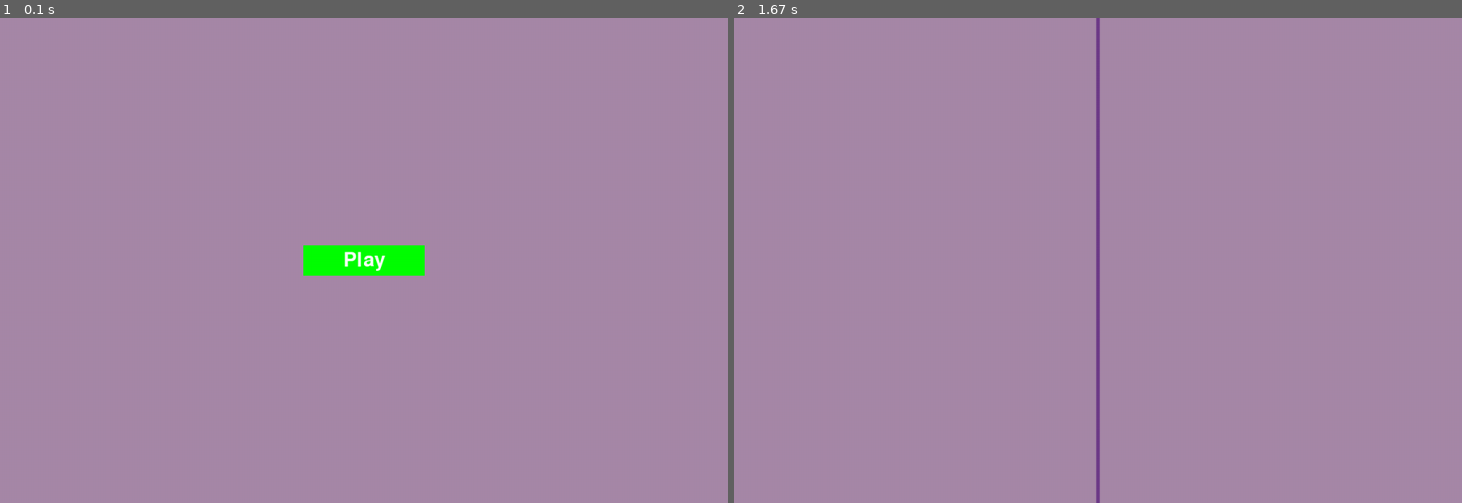
Above: before the commit, frames 1-2 (left to right).
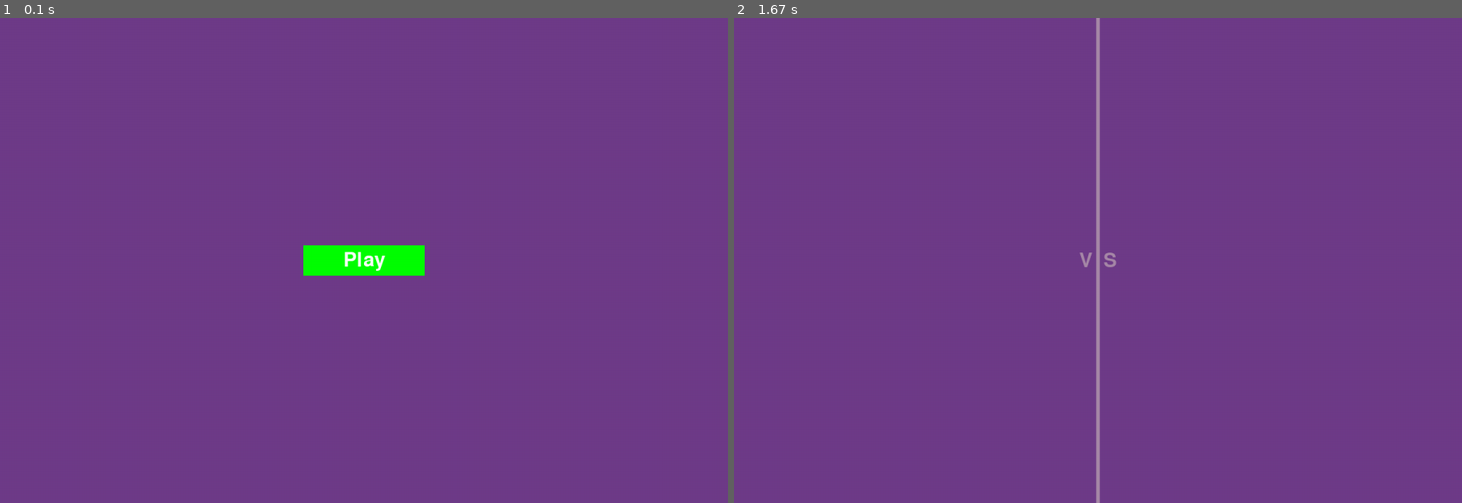
Above: after the commit, the same moments.

Repository: Steven-Kha/ThanosSnapPygame
Game: pygame game, started from main.py
Two runs of this game, one before a commit and one after it. Both use one fixed random seed, a clock stepped at 60 frames per second and the inputs below.
Inputs (mouse positions are in pixels of both pictures, inside the frame that each line leads up to):
- Up to frame 1 (0.1 s): no input
- Up to frame 2 (1.67 s): click (1098, 260) at 0.38 s

The runs differ from the first frame. In frame 1, 99% of the frame differs, in the area x 0-100%, y 0-100%; in frame 2, 100%.

Commit message:
V S text works

Diff:
--- a/avenger.txt
+++ b/avenger.txt
@@ -1,105 +1,105 @@
 Aaron
+AB14799
 aB9
-Abhijeet Thakurdesai
+Adam Laviguer
 Adrian
-Akhil
-Alex
-Alyssa
-An Nguyen
 Andrew Gomez
 Andrew lopez
-animesh
-Anthony Berton
-Anushree Ankola
-Ariosto Kuit
+Aparna Girme
 Arthi Ramesh
+Beau
+Bennett Lawrenz
 BethHS
-BN
-Cameron Mathos
+Bryan C
+Bryan Cuevas
+C9 HenryHuang
+Canyon Schwartz
 Carina
 celine
-Chantalle
 Chetana
-Chris Ahn
-CmdrSnuggle
-Connor Gresko
-David
-Derrick
-Dom F
+Chris
+ckobayashi
+Darryn Wong
+David Feinzimer
+Dayna A
+Diego
 Duy Do
-dylansanderson
 Ean McG
-Elias Jackson
+Eric Abbott
 Fernando
 ffej
-Gustavo Sopena
+Franco
+Graciela Orozco
 Hector Medina
-Henry
 Himanshu Patel
-HoungHuy
-Jacob Biloki
-Jacob Powell
+Holland Ho
+hollyh
+int main()
+Jainam Mehta
+Jamesrw
+Jamie Littleton
 Janeen Yamak
-Janelle
 Jasmine Nguyen
-Jason Anthony
-Jatin
 Jesse
-Josh
-Juan Sanchez
-Julian
-Jvelasco
+Jimmy Xuan
+Jose Sanrindo
+Kader Ustun
 Kaine R
-karanjasani
-kasimp
-Kevin
+Kashyap
+Kenneth Aguilar
+kento_nitta
+Kevin Lopez
 Kristi
-Kshitij Shah
-Laurensuki
-Liam
-Lonnie
+Lambert Liu
+Lorena
+Luis Larco
 madi
 Marek Sautter
-Michael
-Michael Zendejas
+marriannee_
+Maygan
 Molita Nuon
 mstfa.said
-Nikhil
+myang
+Namanh Tran
+natalina
+Nate
+Nathan S
+Navie
+NicWebster96
 Parag
-Peter
-poojagajjar
-PS
 raj
-Raj
-Randy Le
 Raxit
-Ray
-Riley
-Rishabh
 Robert Gama
+Robert Pace IV
+Robert Ruiz
 Rohan Bedarkar
+Roman Belaire
+Ruby Abutaleb
 Rushi Sharma
 Ryan Luong
-Saket
-sam
-Samantha M
-Seo Hyun Chang
 Sharp-edged
-Shekhar Palit
+Shivam
+Shradha
 Shruti Taware
 Skha (you)
+Steven Espin
 Steven Steele
-tastyles
+Suramya
+Tesh Goyal
 thatoneddrguy
+Tina My Huynh
 Tirth
-Upal Patel
+Tommy
+Tu Tran
 Vandan Shah
+Vanessa Delfin
+Vincent
+Vincent Bravinder
 Whipitoutforha
 Will
 William Bui
-Yesenia Martinez
+Yaz
 Yoko Zhu
 Yong
 yuki
-Zach
 Zach McEachern
--- a/chosen.txt
+++ b/chosen.txt
@@ -1,104 +1,104 @@
-AB14799
-Adam Laviguer
+Abhijeet Thakurdesai
+Akhil
 Alberto Rodriguez
+Alex
+Alyssa
+An Nguyen
+animesh
 Ankit Sharma
-Aparna Girme
+Anthony Berton
+Anushree Ankola
+Ariosto Kuit
 Arthur
-Beau
-Bennett Lawrenz
 BJ
-Bryan C
-Bryan Cuevas
+BN
 bryankho
-C9 HenryHuang
-Canyon Schwartz
+Cameron Mathos
 Carlos Garcia
-Chris
-ckobayashi
+Chantalle
+Chris Ahn
+CmdrSnuggle
 codeSm1th
 Colin Hughes
 conner cook
+Connor Gresko
 Daniel Verdugo
-Darryn Wong
-David Feinzimer
-Dayna A
+David
+Derrick
 Devin Heng
-Diego
 Dipen
 dkbatalla
+Dom F
+dylansanderson
 edwardrios
+Elias Jackson
 Emil Shahbazov
-Eric Abbott
-Franco
 gcald
 Gilbert Paderogo
-Graciela Orozco
+Gustavo Sopena
+Henry
 hho
-Holland Ho
-hollyh
 Holy Tran
+HoungHuy
 Huy Tran
 Iben
-int main()
 IsaiahOdunze
-Jainam Mehta
-Jamesrw
-Jamie Littleton
+Jacob Biloki
+Jacob Powell
+Janelle
+Jason Anthony
 Jason Jose
-Jimmy Xuan
+Jatin
 Joel
 Jordan A
 Jorge Jaquez
-Jose Sanrindo
+Josh
 Joshua Yun
-Kader Ustun
-Kashyap
-Kenneth Aguilar
+Juan Sanchez
+Julian
+Jvelasco
+karanjasani
+kasimp
 Kenny
-kento_nitta
-Kevin Lopez
+Kevin
 Kevin Wong
 Kizar
-Lambert Liu
-Lorena
-Luis Larco
-marriannee_
+Kshitij Shah
+Laurensuki
+Liam
+Lonnie
 Mason Huynh
 Matthew McCune
-Maygan
-myang
-Namanh Tran
-natalina
-Nate
-Nathan S
-Navie
+Michael
+Michael Zendejas
 Neel Potnis
-NicWebster96
+Nikhil
 Oscar
 Payne
-Robert Pace IV
-Robert Ruiz
+Peter
+poojagajjar
+PS
+Raj
+Randy Le
+Ray
+Riley
+Rishabh
 Rodney Nobles
 rojanrijal
-Roman Belaire
-Ruby Abutaleb
+Saket
+sam
+Samantha M
 Samit
+Seo Hyun Chang
 Sergio Herrera
 Sharon Pak
-Shivam
-Shradha
+Shekhar Palit
 Shree
 Slacker
 Stephen Snell
-Steven Espin
-Suramya
+tastyles
 Taylor Noh
-Tesh Goyal
-Tina My Huynh
 TJ
-Tommy
-Tu Tran
-Vanessa Delfin
-Vincent
-Vincent Bravinder
-Yaz
+Upal Patel
+Yesenia Martinez
+Zach
--- a/game_functions.py
+++ b/game_functions.py
@@ -20,11 +20,13 @@
         stats.game_active = True
 
 
-def update_screen(ai_settings, stats, center_line, play_button, screen):
+def update_screen(ai_settings, stats, center_line, gameText, play_button, screen):
     # Redraw the screen during each pass through the loop.
 
     screen.fill(ai_settings.bg_color)
+    gameText.draw_text()
     center_line.draw_center_line()
+
 
     # Draw the play button if the game is inactive.
     if not stats.game_active:
--- a/main.py
+++ b/main.py
@@ -1,6 +1,6 @@
 import pygame
 from snapAlgorithmMain import infinitySnap
-infinitySnap()
+
 from center_line import Center_Line
 
 from settings import Settings
@@ -10,6 +10,9 @@
 
 import game_functions as gf
 
+chosen = []
+avenger = []
+infinitySnap(chosen, avenger)
 def run_game():
     # Initialize game and create a screen object.
     pygame.init()
@@ -24,10 +27,13 @@
     start_game = False
 
     stats = GameStats(ai_settings)
-    chdnOfThanos = NameToJudge(ai_settings,screen, "")
+
+    #participant names, the VS string and more
+    gameText = NameToJudge(ai_settings, screen, "")
 
     #make the game objects
     center_line = Center_Line(ai_settings, screen)
+
 
     play_button = Button(ai_settings, screen, "Play")
 
@@ -38,7 +44,7 @@
         if stats.game_active:
             pass
 
-        gf.update_screen(ai_settings, stats, center_line, play_button, screen)
+        gf.update_screen(ai_settings, stats, center_line, gameText, play_button, screen)
 
 
 run_game()
--- a/matchup.txt
+++ b/matchup.txt
@@ -1,105 +1,105 @@
-Diego vs. Elias Jackson
-Kenneth Aguilar vs. Abhijeet Thakurdesai
-Suramya vs. Yesenia Martinez
-dkbatalla vs. Josh
-Franco vs. PS
-Kevin Lopez vs. Chantalle
-bryankho vs. kasimp
-gcald vs. Chetana
-Neel Potnis vs. Julian
-Adam Laviguer vs. Alyssa
-Carlos Garcia vs. raj
-kento_nitta vs. Dom F
-Sergio Herrera vs. Skha (you)
-Vanessa Delfin vs. Henry
-Ruby Abutaleb vs. Robert Gama
-IsaiahOdunze vs. Connor Gresko
-Shivam vs. Alex
-Dipen vs. Samantha M
-Beau vs. Kshitij Shah
-myang vs. Zach McEachern
-Matthew McCune vs. sam
-Robert Pace IV vs. mstfa.said
-Daniel Verdugo vs. dylansanderson
-TJ vs. Hector Medina
-Namanh Tran vs. Adrian
-Shree vs. Tirth
-Robert Ruiz vs. David
-Sharon Pak vs. Rushi Sharma
-Canyon Schwartz vs. ffej
-Stephen Snell vs. Ean McG
-Shradha vs. Fernando
-Emil Shahbazov vs. Seo Hyun Chang
-Kader Ustun vs. BN
-Holy Tran vs. karanjasani
-rojanrijal vs. Akhil
-Gilbert Paderogo vs. Jason Anthony
-Slacker vs. Shruti Taware
-Maygan vs. Lonnie
-Tesh Goyal vs. Nikhil
-Colin Hughes vs. Saket
-Kizar vs. Steven Steele
-Tu Tran vs. Raj
-Lorena vs. Whipitoutforha
-NicWebster96 vs. HoungHuy
-Oscar vs. Peter
-Arthur vs. William Bui
-Jimmy Xuan vs. Upal Patel
-Tina My Huynh vs. Shekhar Palit
-Taylor Noh vs. Cameron Mathos
-Luis Larco vs. Jesse
-int main() vs. Yoko Zhu
-natalina vs. Duy Do
-Roman Belaire vs. aB9
-Samit vs. madi
-Jason Jose vs. Laurensuki
-Jamesrw vs. Kristi
-Iben vs. Vandan Shah
-Ankit Sharma vs. Jacob Powell
-Eric Abbott vs. Jacob Biloki
-Jorge Jaquez vs. Andrew Gomez
-Vincent vs. Ariosto Kuit
-Jordan A vs. Juan Sanchez
-Jose Sanrindo vs. Michael
-Bryan Cuevas vs. Sharp-edged
-Rodney Nobles vs. BethHS
-Holland Ho vs. Michael Zendejas
-Tommy vs. An Nguyen
-Lambert Liu vs. Jvelasco
-edwardrios vs. Rohan Bedarkar
-Devin Heng vs. thatoneddrguy
-Steven Espin vs. Molita Nuon
-Joel vs. Riley
-Kevin Wong vs. Janeen Yamak
-Jamie Littleton vs. Gustavo Sopena
-Nate vs. Aaron
-BJ vs. Randy Le
-Kashyap vs. Anthony Berton
-Mason Huynh vs. Janelle
-Aparna Girme vs. poojagajjar
-Kenny vs. tastyles
-Nathan S vs. Himanshu Patel
-ckobayashi vs. Ryan Luong
-Chris vs. Jasmine Nguyen
-Payne vs. Will
-Vincent Bravinder vs. Liam
-Yaz vs. Derrick
-AB14799 vs. Kevin
-Huy Tran vs. Raxit
-conner cook vs. Chris Ahn
-Darryn Wong vs. Yong
-C9 HenryHuang vs. Zach
-codeSm1th vs. Parag
-Bryan C vs. yuki
-David Feinzimer vs. Kaine R
-Joshua Yun vs. Andrew lopez
-Jainam Mehta vs. animesh
-marriannee_ vs. Arthi Ramesh
-hho vs. Marek Sautter
-Graciela Orozco vs. CmdrSnuggle
-hollyh vs. Anushree Ankola
-Dayna A vs. Rishabh
-Alberto Rodriguez vs. Ray
-Bennett Lawrenz vs. Carina
-Navie vs. Jatin
-celine vs. fate
+Slacker vs. Maygan
+tastyles vs. Jainam Mehta
+Juan Sanchez vs. Robert Ruiz
+Connor Gresko vs. Chetana
+Kshitij Shah vs. kento_nitta
+BN vs. Diego
+poojagajjar vs. Kristi
+Gustavo Sopena vs. Kader Ustun
+Michael vs. hollyh
+Michael Zendejas vs. Arthi Ramesh
+Holy Tran vs. Adrian
+Lonnie vs. Yong
+Samantha M vs. David Feinzimer
+Jason Anthony vs. Janeen Yamak
+Janelle vs. Bennett Lawrenz
+Samit vs. Dayna A
+Raj vs. Beau
+dkbatalla vs. Tirth
+Carlos Garcia vs. Jesse
+Josh vs. Kenneth Aguilar
+Sergio Herrera vs. Sharp-edged
+Colin Hughes vs. Jasmine Nguyen
+Ankit Sharma vs. Roman Belaire
+kasimp vs. Parag
+Elias Jackson vs. Raxit
+Jason Jose vs. Lambert Liu
+Kevin vs. Yaz
+bryankho vs. natalina
+An Nguyen vs. Navie
+Seo Hyun Chang vs. Holland Ho
+Jatin vs. Rohan Bedarkar
+Alyssa vs. Kashyap
+Mason Huynh vs. Vincent Bravinder
+Alberto Rodriguez vs. Marek Sautter
+edwardrios vs. Fernando
+Joshua Yun vs. ckobayashi
+Anthony Berton vs. Andrew lopez
+Sharon Pak vs. C9 HenryHuang
+Abhijeet Thakurdesai vs. Robert Pace IV
+Rishabh vs. Tu Tran
+Randy Le vs. Tommy
+Jorge Jaquez vs. Suramya
+Chantalle vs. Darryn Wong
+Ray vs. madi
+Iben vs. Whipitoutforha
+conner cook vs. Bryan C
+Daniel Verdugo vs. Namanh Tran
+Joel vs. Bryan Cuevas
+sam vs. Canyon Schwartz
+rojanrijal vs. Shivam
+Zach vs. Shradha
+Kevin Wong vs. Nate
+Laurensuki vs. Kaine R
+Kenny vs. Adam Laviguer
+David vs. Zach McEachern
+BJ vs. Molita Nuon
+Derrick vs. Vanessa Delfin
+Rodney Nobles vs. NicWebster96
+Huy Tran vs. Aaron
+karanjasani vs. Steven Steele
+Jordan A vs. Kevin Lopez
+Jvelasco vs. Eric Abbott
+Anushree Ankola vs. Rushi Sharma
+Henry vs. ffej
+Chris Ahn vs. Tina My Huynh
+Dom F vs. aB9
+Emil Shahbazov vs. Franco
+IsaiahOdunze vs. raj
+Oscar vs. thatoneddrguy
+Nikhil vs. Graciela Orozco
+Ariosto Kuit vs. Andrew Gomez
+gcald vs. int main()
+Riley vs. Ryan Luong
+hho vs. Shruti Taware
+Upal Patel vs. Skha (you)
+Neel Potnis vs. marriannee_
+CmdrSnuggle vs. Will
+HoungHuy vs. Tesh Goyal
+codeSm1th vs. Luis Larco
+Taylor Noh vs. Jimmy Xuan
+Peter vs. Ean McG
+Cameron Mathos vs. Carina
+Shekhar Palit vs. William Bui
+Jacob Biloki vs. Jose Sanrindo
+Kizar vs. Hector Medina
+Payne vs. BethHS
+Shree vs. Himanshu Patel
+Stephen Snell vs. mstfa.said
+animesh vs. Yoko Zhu
+Jacob Powell vs. Chris
+Devin Heng vs. yuki
+Gilbert Paderogo vs. Vincent
+PS vs. Ruby Abutaleb
+Alex vs. Jamie Littleton
+Liam vs. Lorena
+Matthew McCune vs. myang
+Arthur vs. Aparna Girme
+Akhil vs. Jamesrw
+Saket vs. celine
+TJ vs. Steven Espin
+dylansanderson vs. Robert Gama
+Julian vs. Duy Do
+Dipen vs. Vandan Shah
+Yesenia Martinez vs. AB14799
+Nathan S vs. fate
--- a/nameToJudge.py
+++ b/nameToJudge.py
@@ -8,6 +8,7 @@
 
         self.leftColor = (255, 0, 0)
         self.rightColor = (0, 0, 255)
+        self.vsColor = (167, 136, 168)
 
         self.font = pygame.font.SysFont(None, 48)
 
@@ -17,8 +18,27 @@
         #function to display right participant
         self.prepRightName(msg)
 
+        self.prepVS("V  S")
+
     def prepLeftName(self, msg):
         pass
 
     def prepRightName(self, msg):
         pass
+
+    def prepVS(self, msg):
+        vsStr = msg
+        self.vsImage = self.font.render(vsStr, True,
+                        self.vsColor, self.ai_settings.bg_color)
+
+        self.VS_rect = self.vsImage.get_rect()
+        self.VS_rect.centery = self.screen_rect.centery
+        self.VS_rect.centerx = self.screen_rect.centerx
+
+    def draw_text(self):
+        self.screen.blit(self.vsImage, self.VS_rect)
+
+        '''
+        self.rect.centery = self.screen_rect.centery
+        self.rect.centerx = self.screen_rect.centerx
+        '''
--- a/settings.py
+++ b/settings.py
@@ -6,7 +6,7 @@
         self.screen_width = 1200
         self.screen_height = 800
         #thanos purple lol
-        self.bg_color = (167, 136, 168)
+        self.bg_color = (111, 60, 137)
 
         self.start_color = (0, 0, 0)
 
@@ -15,4 +15,4 @@
         self.center_line_width = 6
         self.center_line_height = self.screen_height
         #more thanos purple lol
-        self.center_line_color = (111, 60, 137)
+        self.center_line_color = (167, 136, 168)
--- a/snapAlgorithmMain.py
+++ b/snapAlgorithmMain.py
@@ -2,7 +2,7 @@
 import time
 import os
 from snapAlgorithm import load, versus, writeChosen, writeAvenger, writeMatchUp
-def infinitySnap():
+def infinitySnap(chosen, avenger):
     clear = lambda : os.system('cls')
 
 
@@ -19,8 +19,7 @@
     biotic = load()
 
     #list of the chosen and the avengers
-    chosen = []
-    avenger = []
+
 
     lastOne = False
     lastOneChosen = False
Not shown, changed: README.md
